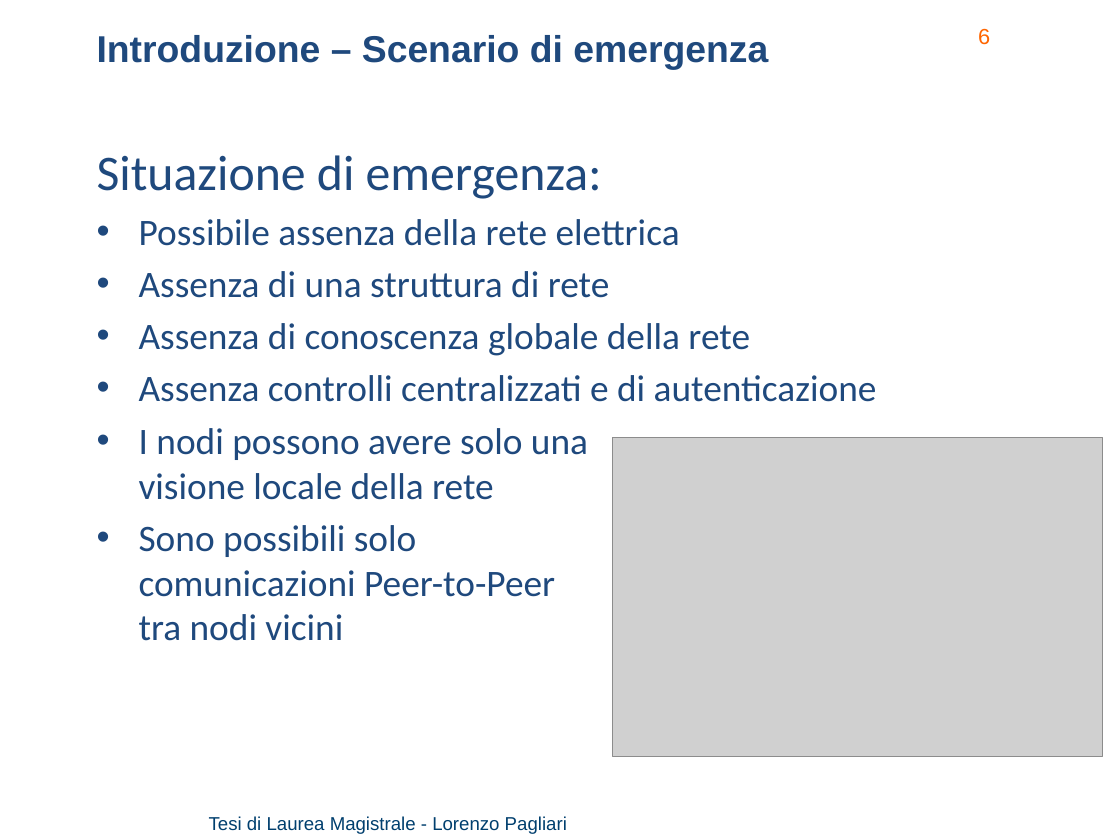
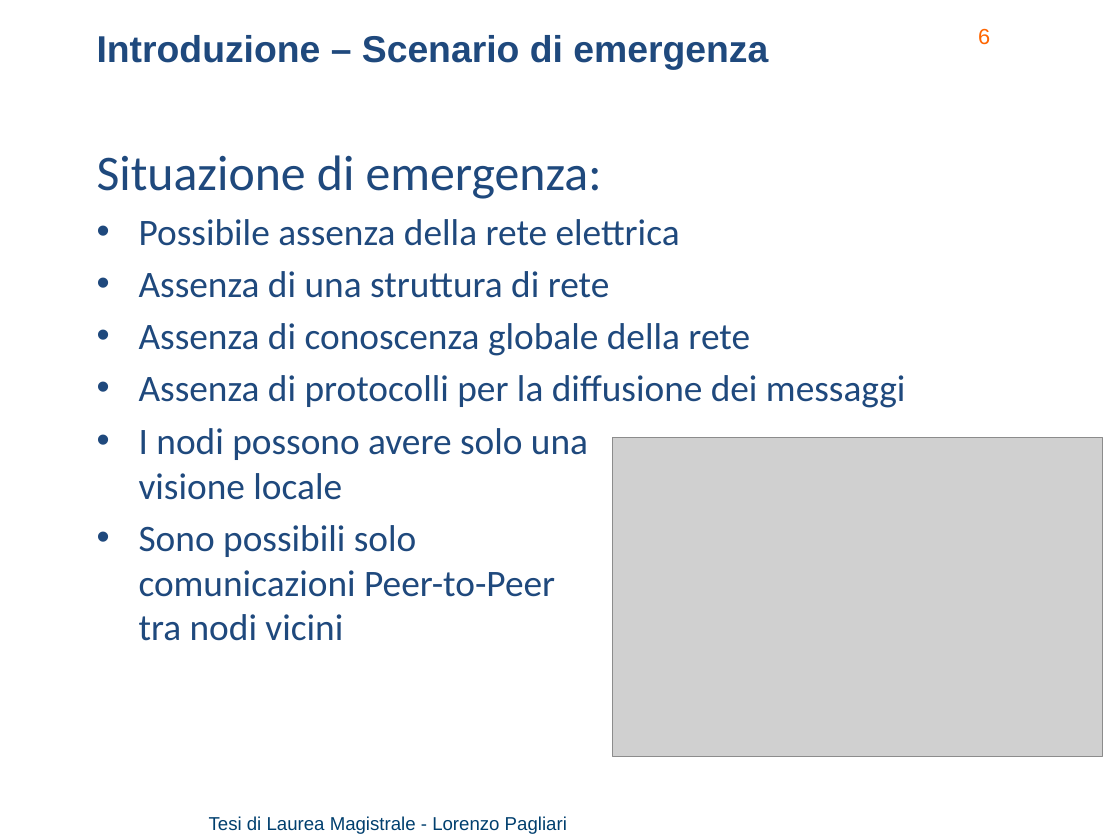
Before and after one commit to lorenzo-pagliari/Tesi, a slide deck: slide 6 of presentazione/Pagliari Lorenzo - presentazione_v3.4.pptx. Drawn at 1120x840 pixels with LibreOffice and Linux fonts; fonts in the diff are those of the drawing; grey boxes stand for pictures; background and template pictures are left out. Boxes give left, top, right and bottom in pixels: in the first picture for what was removed or moved away, otherwise in the second. Text is boxed around its words. In the diff, an @@ line names an element or a change of style, - is before the commit and + after.

```diff
--- a/presentazione/Pagliari Lorenzo - presentazione_v3.4.pptx
+++ b/presentazione/Pagliari Lorenzo - presentazione_v3.4.pptx
@@ text at [139,375,905,500]: text changed @@
-• Assenza controlli centralizzati e di autenticazione
-• I nodi possono avere solo una
-  visione locale della rete
+• Assenza di protocolli per la diffusione dei messaggi
+• I nodi possono avere solo una
+  visione locale
```
Also in this commit, not shown: 2 other slides changed, 2 slides added, 3 other files.
